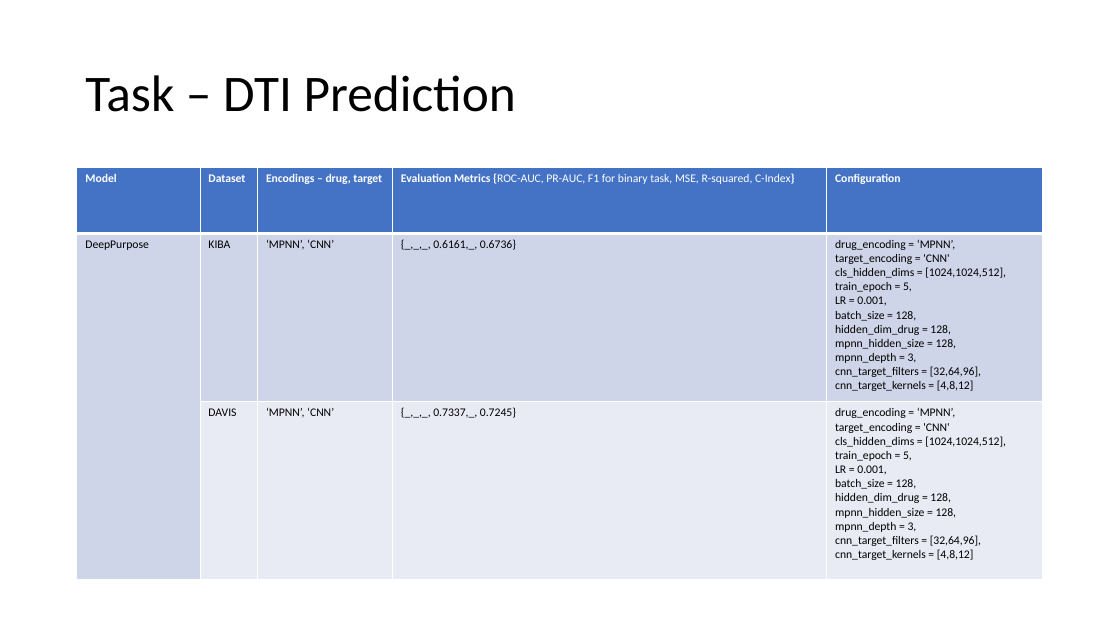
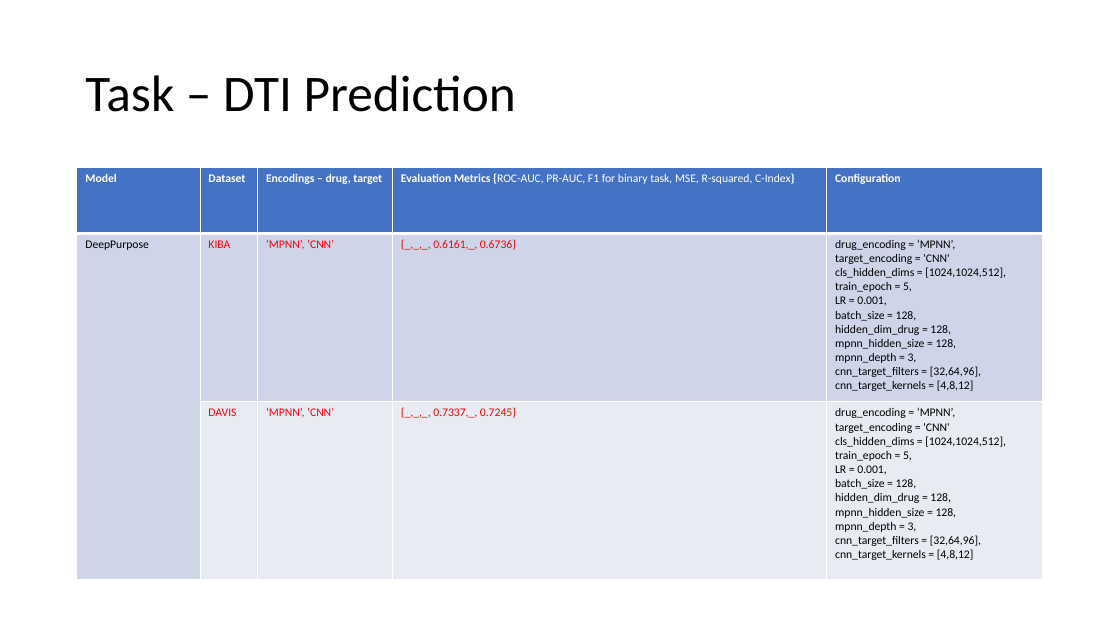
Before and after one commit to debnathk/articles, a slide deck: slide 5 of articles.pptx (slide 4 before the commit). Drawn at 1120x630 pixels with LibreOffice and Linux fonts; fonts in the diff are those of the drawing. Boxes give left, top, right and bottom in pixels: in the first picture for what was removed or moved away, otherwise in the second. Text is boxed around its words. In the diff, an @@ line names an element or a change of style, - is before the commit and + after.

```diff
--- a/articles.pptx
+++ b/articles.pptx
@@ table at <box>77,168,1044,579</box> @@
@@ text colour #000000 to #FF0000 in "KIBA", "‘MPNN’, ‘CNN’", "{_,_,_, 0.6161,_, 0.6736}", "DAVIS" and 2 more places @@
```
Also in this commit, not shown: 5 other slides changed, 2 slides added, 16 other files.
